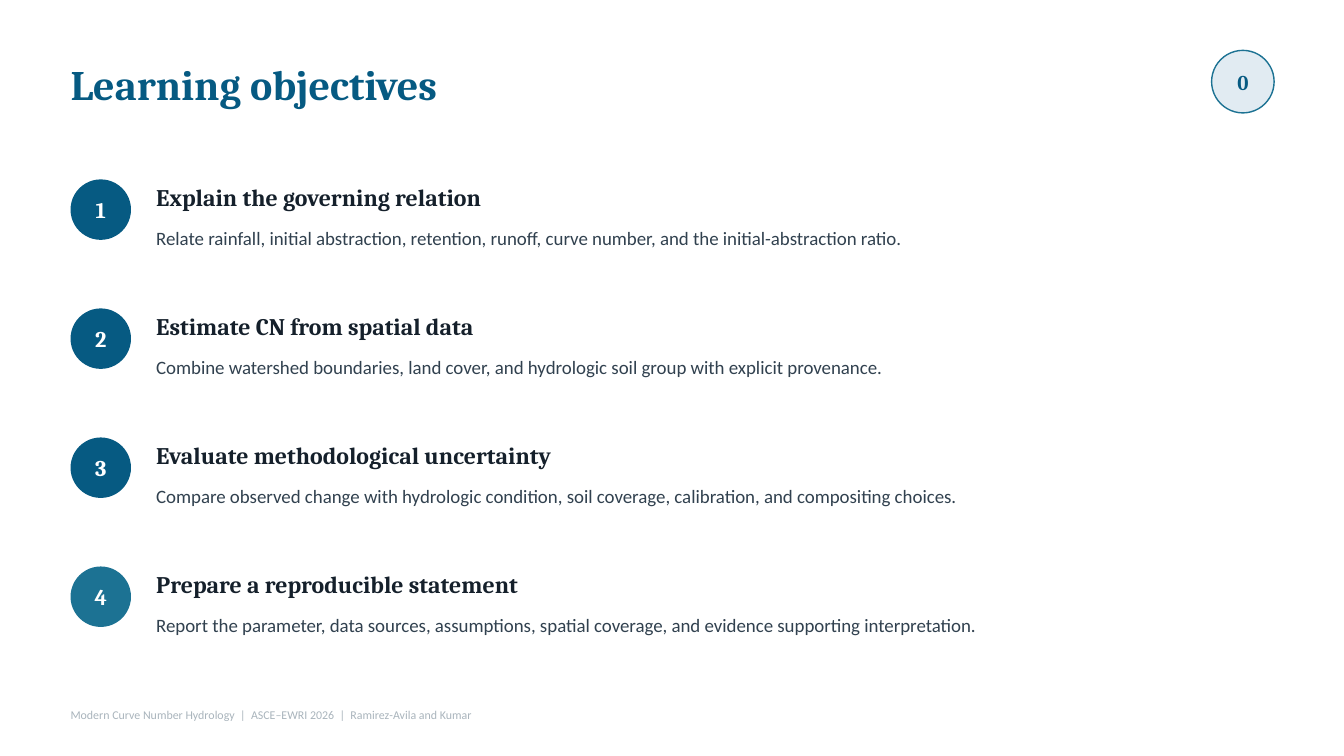
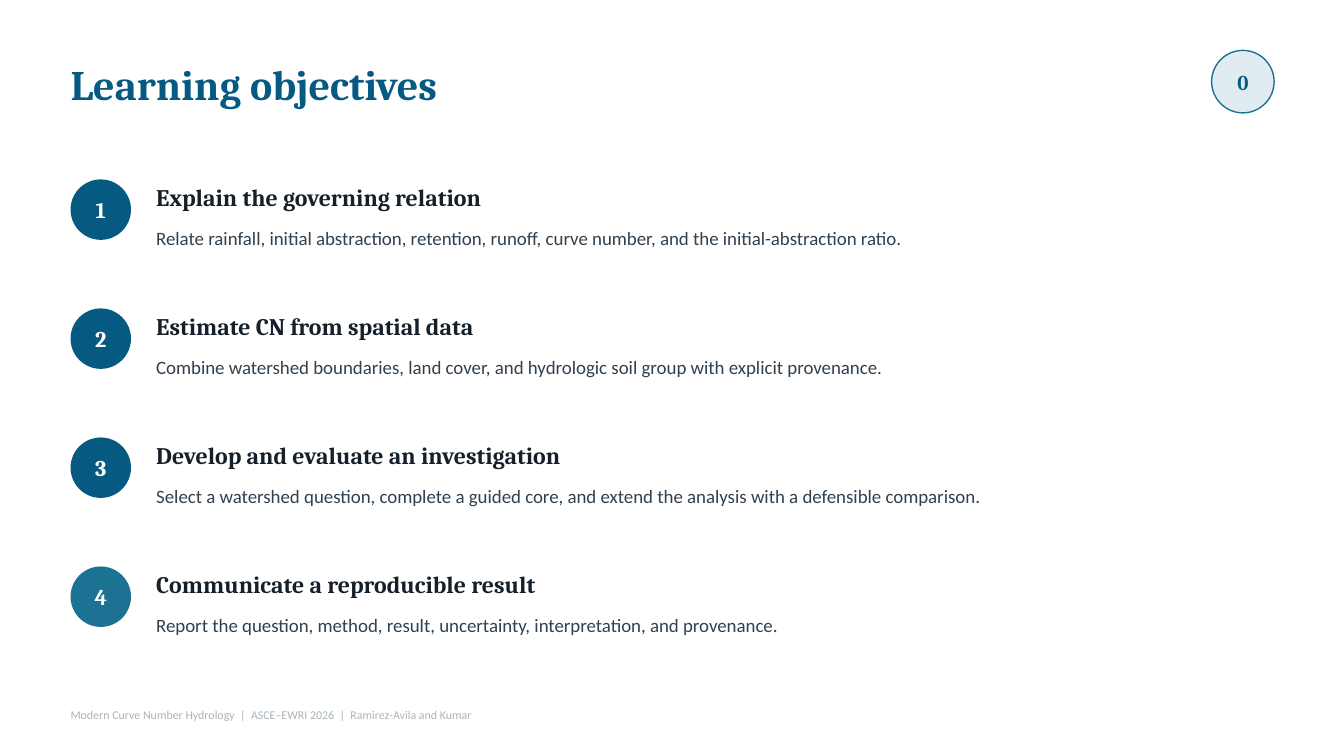
Before and after one commit to skp703/cn-workshop-2026, a slide deck: slide 4 of decks/2026_CN_Workshop_v3.pptx. Drawn at 1344x756 pixels with LibreOffice and Linux fonts; fonts in the diff are those of the drawing. Boxes give left, top, right and bottom in pixels: in the first picture for what was removed or moved away, otherwise in the second. Text is boxed around its words. In the diff, an @@ line names an element or a change of style, - is before the commit and + after.

Commit message:
Redesign workshop around GEE and participant investigations

```diff
--- a/decks/2026_CN_Workshop_v3.pptx
+++ b/decks/2026_CN_Workshop_v3.pptx
@@ text at (x1=156, y1=447, x2=560, y2=470): text changed @@
-Evaluate methodological uncertainty
+Develop and evaluate an investigation
@@ text at (x1=156, y1=490, x2=980, y2=506): text changed @@
-Compare observed change with hydrologic condition, soil coverage, calibration, and compositing choices.
+Select a watershed question, complete a guided core, and extend the analysis with a defensible comparison.
@@ text at (x1=156, y1=576, x2=535, y2=598): text changed @@
-Prepare a reproducible statement
+Communicate a reproducible result
@@ text at (x1=156, y1=619, x2=778, y2=635): text changed @@
-Report the parameter, data sources, assumptions, spatial coverage, and evidence supporting interpretation.
+Report the question, method, result, uncertainty, interpretation, and provenance.
```
Also in this commit, not shown: 13 other slides changed, 4 slides added, 4 slides removed, 32 other files.
